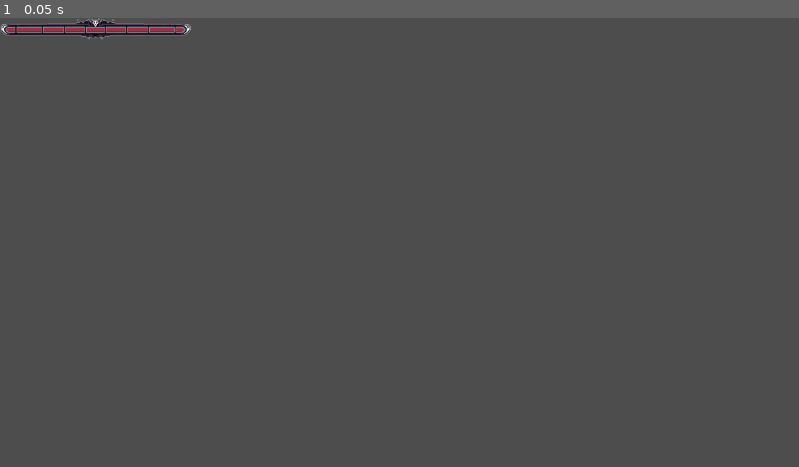
Above: before the commit, frame 1.
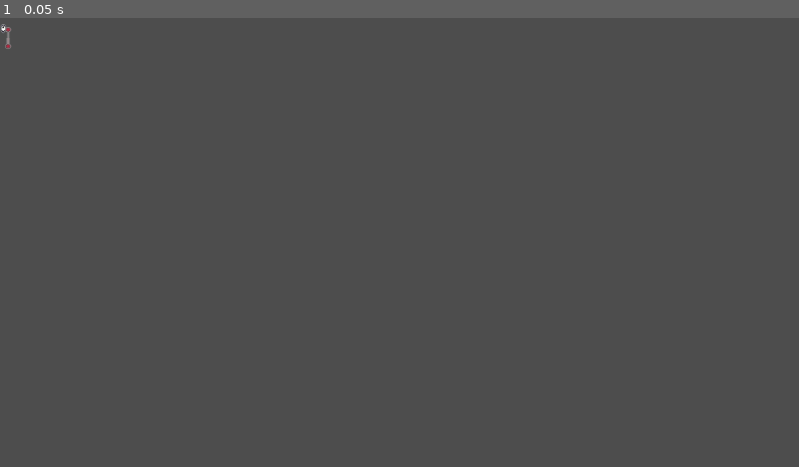
Above: after the commit, the same moment.

Repository: Ry645/ProjectBossClicker
Game: Godot game, scene res://bossHealthBar/boss_health_bar.tscn
Same seed, same stepped clock (60 frames per second), same inputs: the game is played once before the commit and once after it. This scene is started directly instead of the project's main scene.
Inputs:
- Up to frame 1 (0.05 s): no input

The runs differ from the first frame. In frame 1, 0.6% of the frame differs, in the area x 0-24%, y 0-7%.

Commit message:
revert this again

Diff:
--- a/bossHealthBar/boss_health_bar.tscn
+++ b/bossHealthBar/boss_health_bar.tscn
@@ -5,7 +5,13 @@
 [ext_resource type="Texture2D" uid="uid://b6b0kxs64ccsm" path="res://bossHealthBar/bossHealthBarProgress.png" id="2_qi3e6"]
 
 [node name="bossHealthBar" type="TextureProgressBar"]
+step = 0.01
 value = 100.0
+nine_patch_stretch = true
+stretch_margin_left = 5
+stretch_margin_top = 16
+stretch_margin_right = 5
+stretch_margin_bottom = 16
 texture_over = ExtResource("1_vv8m7")
 texture_progress = ExtResource("2_qi3e6")
 texture_progress_offset = Vector2(7, 13)
